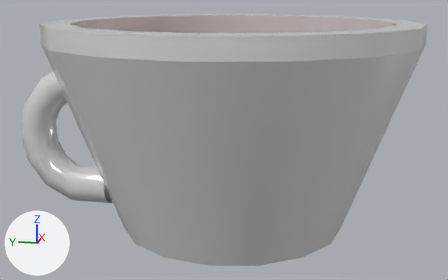
What one commit did to the FBX model Assets/Meshes/coffee.fbx.
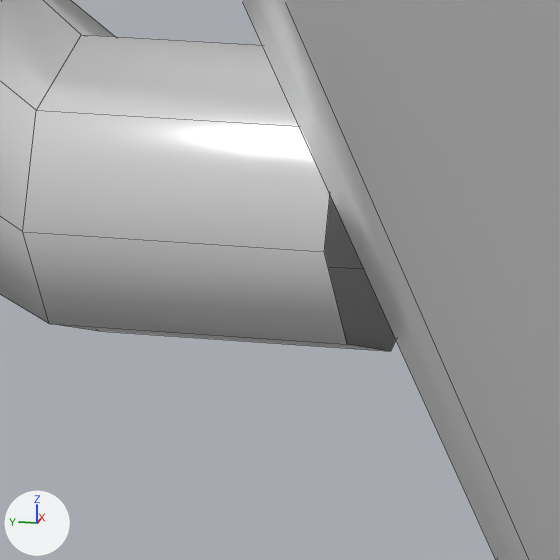
There are two pictures of each version: one whole from a 50 mm camera at (-3.533, -0.65, 0.762) aimed at (-0.046, 0.047, -0.109), one close up on the part from 15% to 29% of the width and 58% to 81% of the height. Lighting does not change. The marker at lower left points along +X, +Y and +Z. The close-ups show mesh edges as thin lines.

Script lines for the objects in view, before the commit:
```python
me_cylinder_003 = bpy.data.meshes.new('Cylinder.003')
me_cylinder_003.from_pydata(...)  # 144 vertices, 122 faces; spans x -1.08..1.02, y -1.05..1.25, z -0.61..0.57
# faces by material slot: [121, 1]
me_cylinder_003.materials.append(mat_white_material)  # white #e7e7e7
me_cylinder_003.materials.append(mat_brun_material)  # brown #783924
# before: 1 (-0.2, 0.7, -0.27), 3 (-0.12, 0.7, -0.3), 5 (-0.08, 0.7, -0.38), 7 (-0.12, 0.7, -0.46), 9 (-0.2, 0.7, -0.49) at pixel (390, 351)
# before: 11 (-0.28, 0.7, -0.46) at pixel (347, 344), 13 (-0.31, 0.7, -0.38) at pixel (324, 251), 15 (-0.28, 0.7, -0.3)
ob_coffee = bpy.data.objects.new('Coffee', me_cylinder_003)
ob_coffee.location = (0.0, 0.0, 0.0)
```
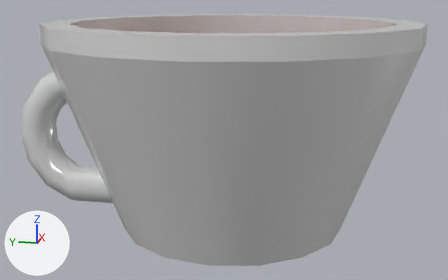
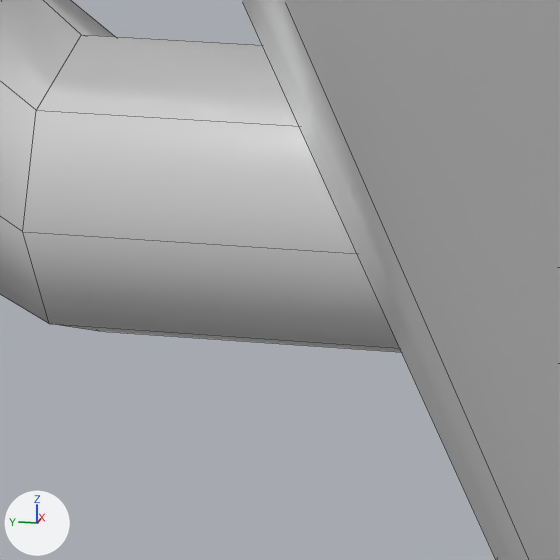
Pixel boxes (x1, y1, x2, y2) of what changed, in the close-ups (560 x 560 px; the box of a moved part takes in the faces that stretch with it):
```json
{"part": 1, "of": "me_cylinder_003", "change": "moved or reshaped", "before": [23, 35, 396, 351], "after": [23, 35, 401, 352]}
```

Scene script edits in JSON lines:
```json
{"block": "me_cylinder_003", "where": "me_cylinder_003.from_pydata(...)  # 144 vertices, 122 faces; spans x -1.08..1.02, y -1.05..1.25, z -0.61..0.57"}
{"block": "me_cylinder_003", "where": "# used by ob_coffee; location = (0.0, 0.0, 0.0)"}
{"block": "me_cylinder_003", "change": "me_cylinder_003 part 1"}
{"op": "add", "block": "me_cylinder_003", "code": "for i in [1, 3, 5, 7, 9, 11, 13, 15]: me_cylinder_003.vertices[i].co += Vector((0.0, -0.31, 0.0))"}
```
